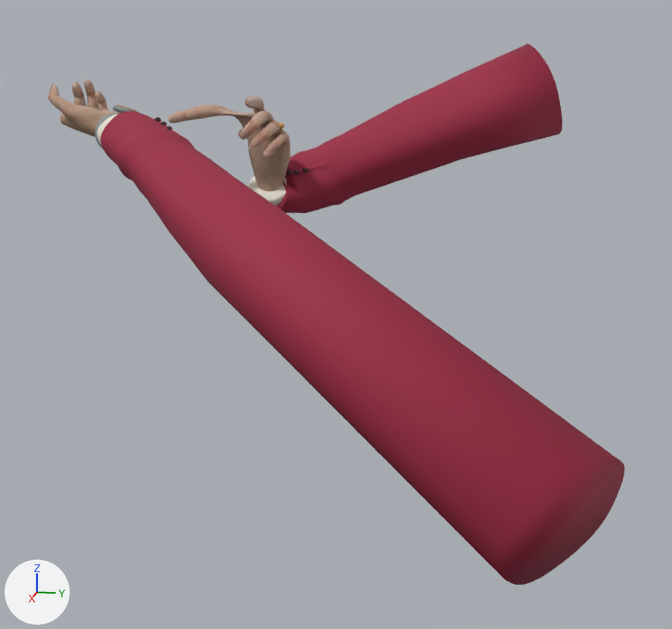
An edit to the glTF model assets/models/fps_hands_shotgun.glb, drawn before and after from the same camera.
One viewpoint serves both versions: a camera (50 mm lens) standing at (1.085, -0.228, -0.111) and looking at (-0.023, -0.45, -0.388). The axes (+X, +Y, +Z) are drawn at lower left. The lights are the same throughout. The first picture is the older version. Vertices at exactly the same position are counted once.

In view in the first picture: 'Left', 'Right'.
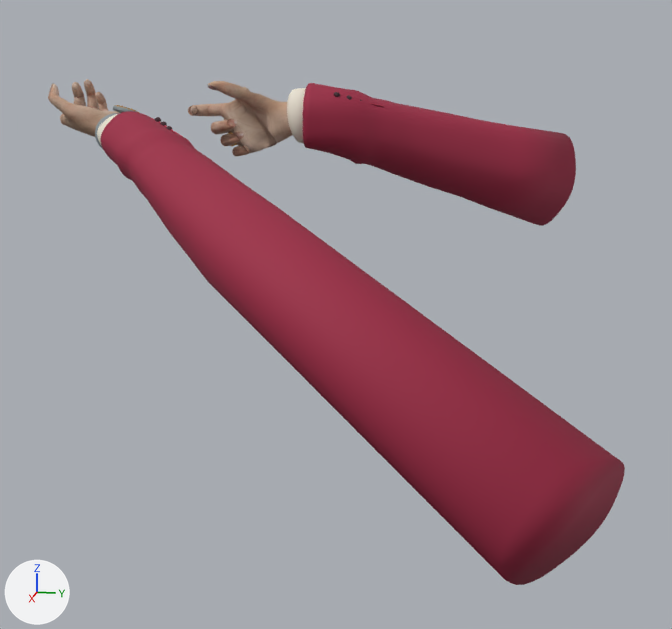
Changed parts and their boxes (x1, y1, x2, y2) in the pictures (672 x 629 px; the box of a moved part takes in the faces that stretch with it):
'Right', reshaped (14% shorter)
    before: (168, 44, 562, 213)
    after: (188, 81, 576, 226)
part 1 of me_right, moved or reshaped
    before: (294, 169, 300, 174)
    after: (346, 95, 352, 100)
part 2 of me_right, moved or reshaped
    before: (168, 44, 562, 213)
    after: (188, 83, 576, 226)
part 3 of me_right, recoloured
    before: (170, 96, 290, 170)
    after: (188, 81, 279, 156)

Diff of the bpy script that builds the scene:
```diff
--- a/assets/models/fps_hands_shotgun.glb.py
+++ b/assets/models/fps_hands_shotgun.glb.py
@@ me_right @@
 # used by ob_right; location = (0.0, 0.0, 0.0)
-me_right.from_pydata(...)  # 8813 vertices, 17510 faces; spans x -0.47..-0.151, y -0.726..-0.176, z -0.298..-0.05
+me_right.from_pydata(...)  # 8813 vertices, 17510 faces; spans x -0.487..-0.139, y -0.696..-0.152, z -0.326..-0.105
+# me_right part 1: the loose piece of 146 vertices spanning x -0.262..-0.253, y -0.56..-0.551, z -0.237..-0.23 is moved by (0.062, 0.089, 0.106)
+# me_right part 2: 7423 of 8813 vertices moved; they spanned x -0.47..-0.151, y -0.726..-0.176, z -0.298..-0.05 and now span x -0.487..-0.139, y -0.696..-0.152, z -0.326..-0.105; mean shift (0.013, -0.017, 0.013); largest move (-0.304, -0.622, -0.25) -> (-0.2, -0.523, -0.109)
+# me_right part 3: 9564 kept faces spanning x -0.226..-0.139, y -0.696..-0.561, z -0.208..-0.105 get new vertex colours; the middle colour goes from white #fdf4f2 to white #fdf4f1
+# other edits to the shape of me_right do not show in these pictures
 me_right.materials.append(mat_fps_skin)
```
